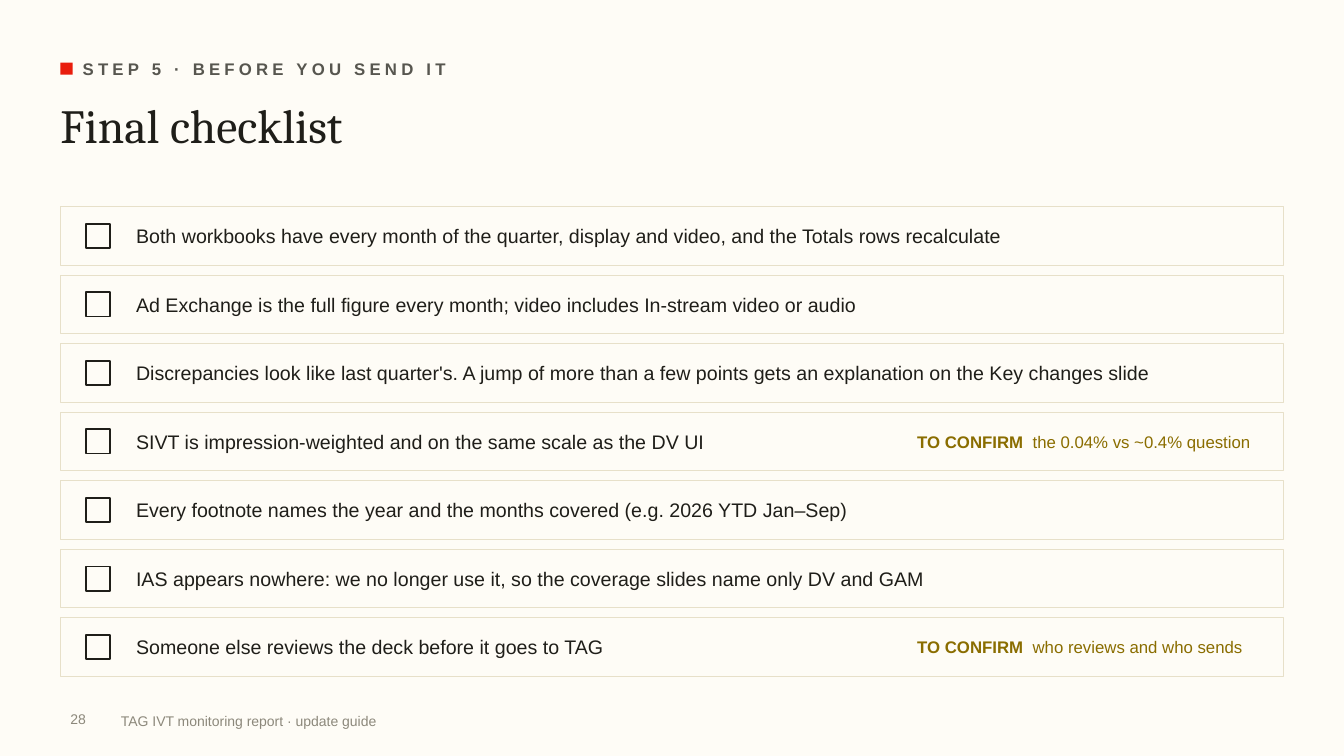
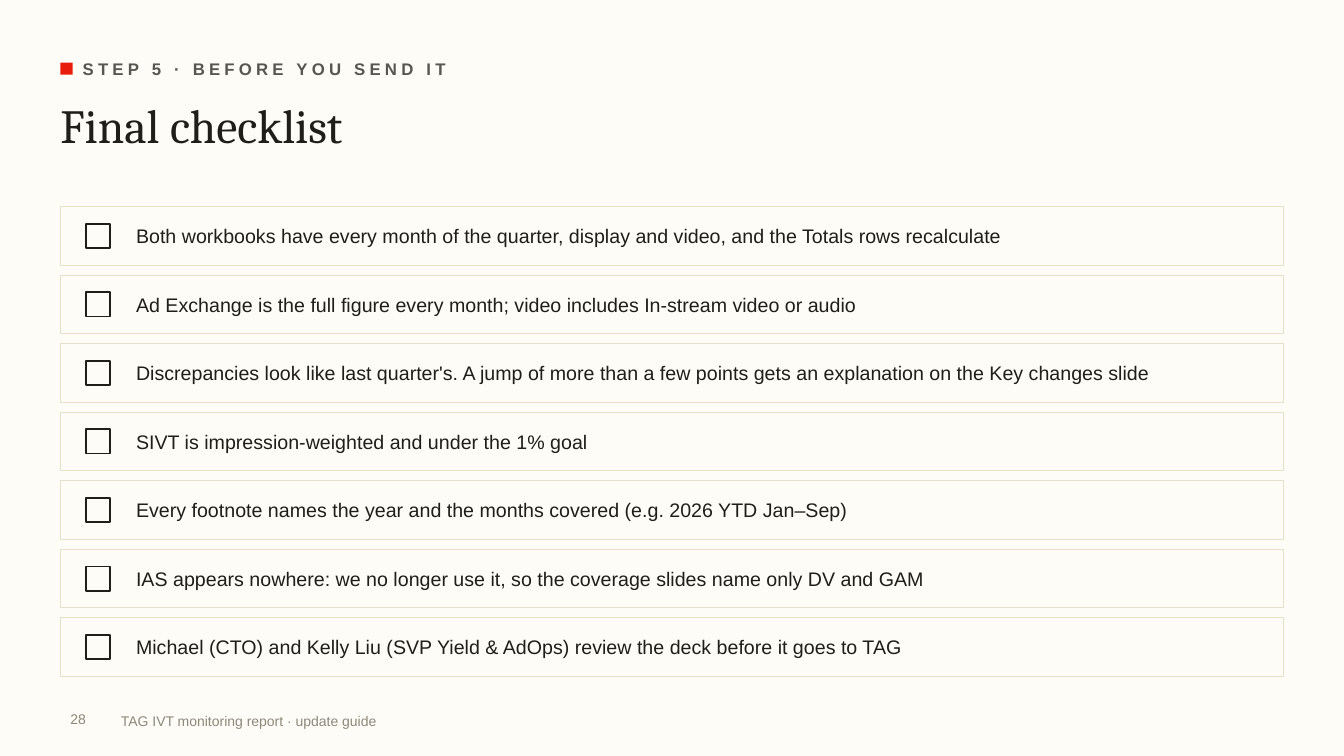
Before and after one commit to rogerhirano-nw/yield-dashboard, a slide deck: slide 28 of docs/TAG_IVT_Report_Update_Guide.pptx. Drawn at 1344x756 pixels with LibreOffice and Linux fonts; fonts in the diff are those of the drawing; background and template pictures are left out. Boxes give left, top, right and bottom in pixels: in the first picture for what was removed or moved away, otherwise in the second. Text is boxed around its words. In the diff, an @@ line names an element or a change of style, - is before the commit and + after.

```diff
--- a/docs/TAG_IVT_Report_Update_Guide.pptx
+++ b/docs/TAG_IVT_Report_Update_Guide.pptx
@@ text at (x1=136, y1=434, x2=587, y2=453): text changed @@
-SIVT is impression-weighted and on the same scale as the DV UI
+SIVT is impression-weighted and under the 1% goal
@@ text removed at (x1=917, y1=436, x2=1250, y2=452) @@
-TO CONFIRM the 0.04% vs ~0.4% question
@@ text at (x1=136, y1=639, x2=901, y2=658): text changed @@
-Someone else reviews the deck before it goes to TAG
+Michael (CTO) and Kelly Liu (SVP Yield & AdOps) review the deck before it goes to TAG
@@ text removed at (x1=917, y1=641, x2=1243, y2=653) @@
-TO CONFIRM who reviews and who sends
```
Also in this commit, not shown: 5 other slides changed, 3 other files.
